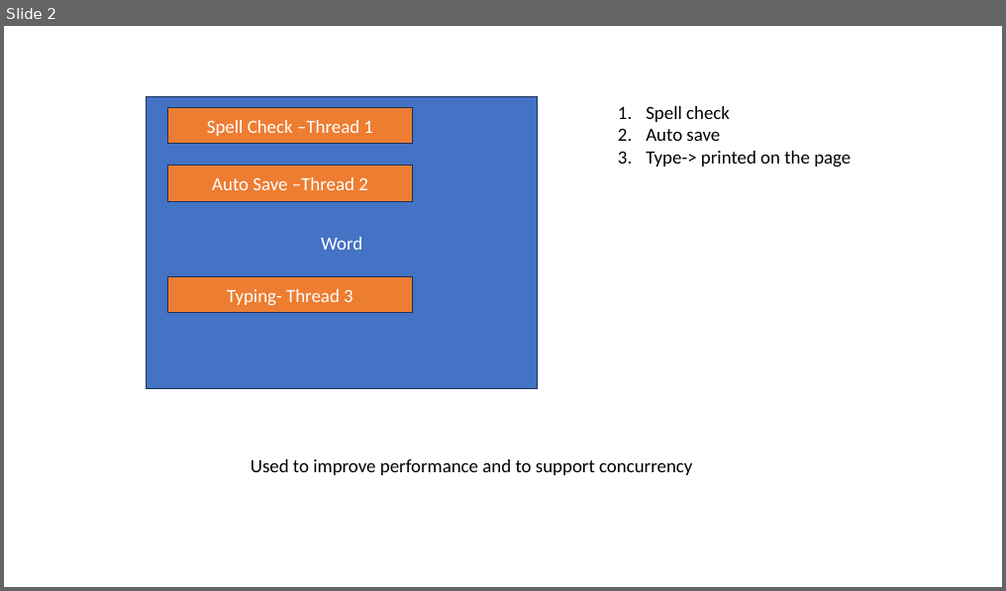
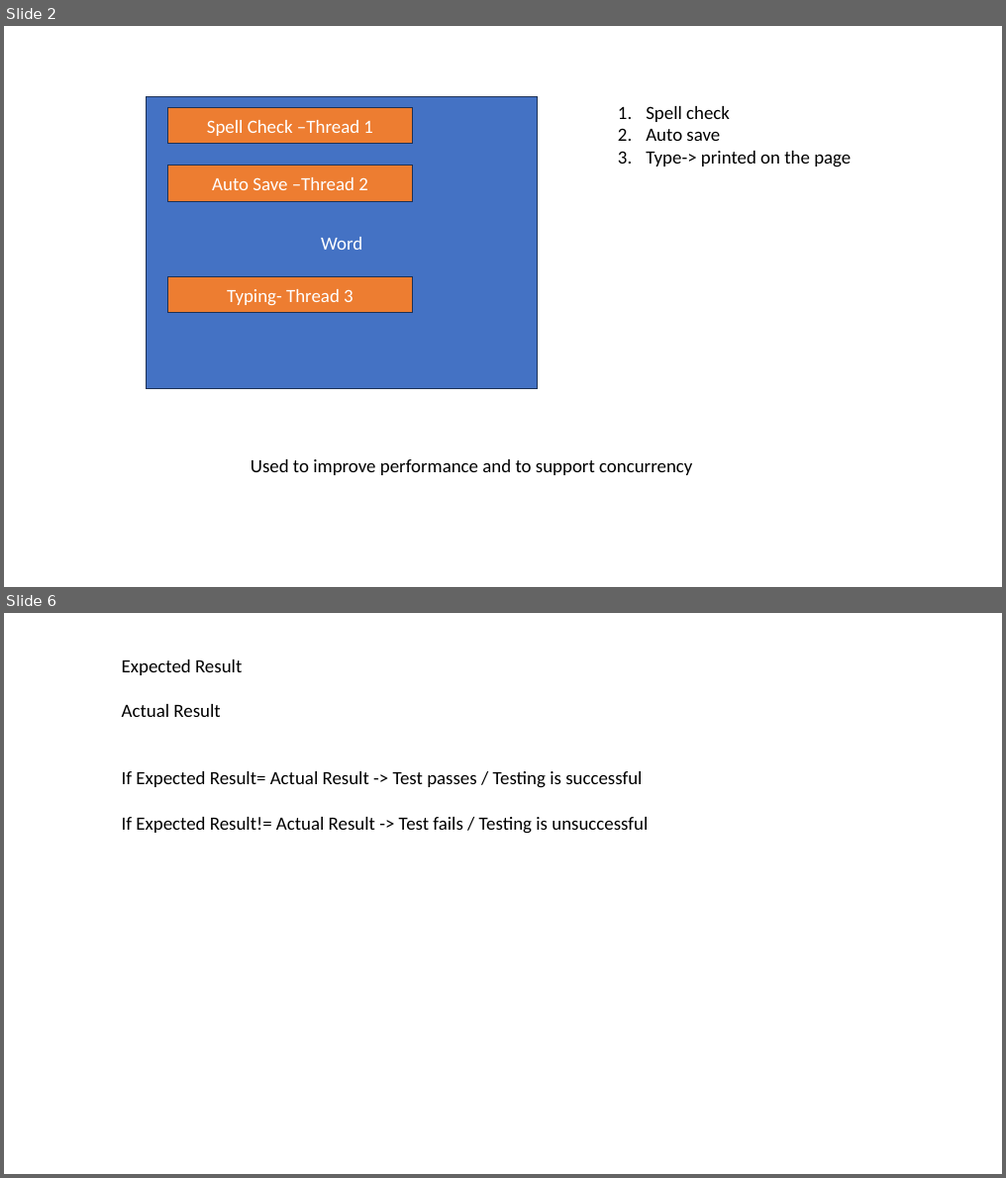
Before and after one commit to jayanta1971/wiprojulytrain, a slide deck: ppt/day-6-java_26_7_2025.pptx. Shown one above the other, each under a label of ours: slide 2 before the commit, slides 2 and 6 after it; the slides between them are not shown. The pictures are 1006x591 and 1006x1178 pixels, drawn with LibreOffice and Linux fonts; fonts in the diff are those of the drawing. Boxes give left, top, right and bottom in pixels: in the first picture for what was removed or moved away, otherwise in the second. Text is boxed around its words. In the diff, an @@ line names an element or a change of style, - is before the commit and + after.

```diff
--- a/ppt/day-6-java_26_7_2025.pptx
+++ b/ppt/day-6-java_26_7_2025.pptx
@@ slide 6 added at box(4, 613, 1002, 1174), background #FFFFFF @@
@@ text added at box(122, 660, 648, 834), 18 pt, text #000000 @@
+Expected Result
+Actual Result
+If Expected Result= Actual Result -> Test passes / Testing is successful
+If Expected Result!= Actual Result -> Test fails / Testing is unsuccessful
```
Also in this commit, not shown: 2 slides changed, 2 other slides added, 4 other files.
